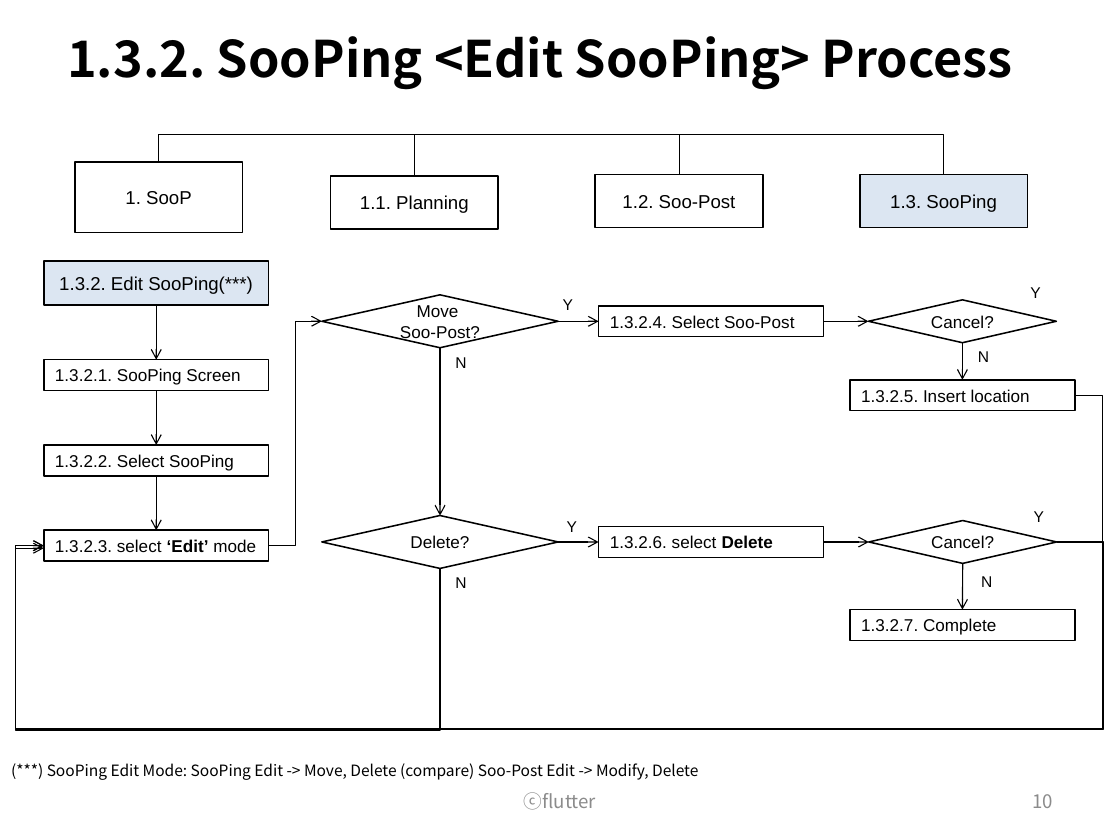
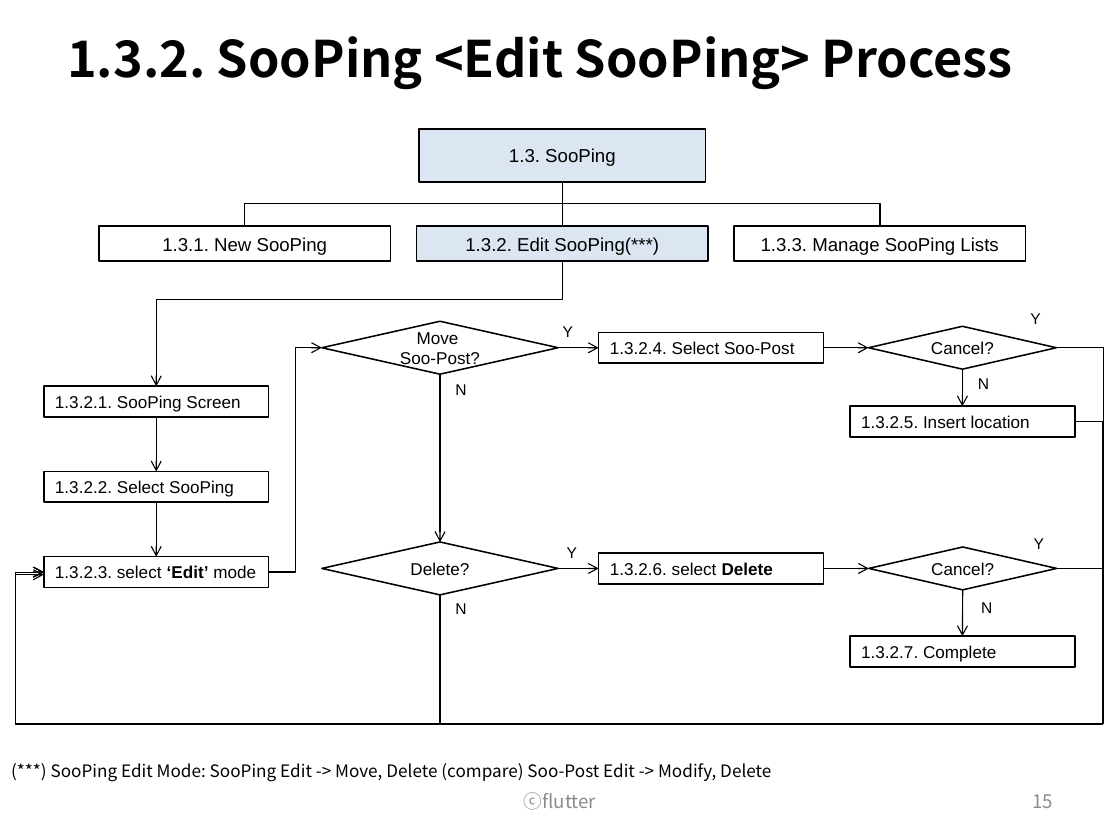
Before and after one commit to wooramc/soop_rep, a slide deck: slide 15 of flutter_process.pptx (slide 10 before the commit). Drawn at 1120x840 pixels with LibreOffice and Linux fonts; fonts in the diff are those of the drawing. Boxes give left, top, right and bottom in pixels: in the first picture for what was removed or moved away, otherwise in the second. Text is boxed around its words. In the diff, an @@ line names an element or a change of style, - is before the commit and + after.

```diff
--- a/flutter_process.pptx
+++ b/flutter_process.pptx
@@ elbow line removed from (159, 162) to (944, 175) @@
@@ rectangle "1.3. SooPing": place and size @@
-rectangle "1.3. SooPing" at box(860, 175, 1028, 227)
+rectangle "1.3. SooPing" at box(419, 129, 706, 181)
@@ rectangle removed at box(75, 162, 243, 233) @@
-1. SooP
@@ rectangle removed at box(330, 176, 498, 228) @@
-1.1. Planning
@@ rectangle removed at box(595, 175, 763, 227) @@
-1.2. Soo-Post
@@ elbow line moved from (159, 162) - (679, 175) to (562, 181) - (245, 226) @@
@@ arrow moved from (157, 306) - (157, 360) to (562, 181) - (562, 226) @@
@@ arrow (562, 181) - (562, 226): arrow to line @@
@@ elbow line moved from (159, 162) - (414, 176) to (562, 181) - (880, 226) @@
@@ rectangle added at box(100, 226, 391, 261), outline #000000 1 pt, 12 pt, text #000000 @@
+1.3.1. New SooPing
@@ rectangle "1.3.2. Edit SooPing(***)": place and size @@
-rectangle "1.3.2. Edit SooPing(***)" at box(44, 261, 269, 305)
+rectangle "1.3.2. Edit SooPing(***)" at box(417, 226, 708, 261)
@@ rectangle added at box(735, 226, 1026, 261), outline #000000 1 pt, 12 pt, text #000000 @@
+1.3.3. Manage SooPing Lists
@@ elbow arrow added from (562, 261) to (157, 386), #000000 0.75 pt @@
@@ elbow arrow added from (1056, 348) to (44, 572), #000000 0.75 pt @@
@@ 9 arrows, 8 texts, 7 rectangles, 4 diamonds, 1 elbow arrow: place and size @@
-9 arrows, 8 texts, 7 rectangles, 4 diamonds, 1 elbow arrow at box(44, 287, 1075, 641)
+9 arrows, 8 texts, 7 rectangles, 4 diamonds, 1 elbow arrow at box(44, 313, 1075, 668)
@@ elbow arrow moved from (1075, 395) - (44, 545) to (1075, 422) - (44, 572) @@
@@ elbow arrow moved from (1056, 542) - (44, 545) to (1056, 569) - (44, 572) @@
@@ elbow arrow moved from (440, 569) - (44, 549) to (440, 595) - (44, 575) @@
@@ text "(***) SooPing Edit Mode: SooPing ..." at box(51, 763, 771, 782): size 10 to 11 pt @@
@@ page number at box(1032, 794, 1053, 808): text changed @@
-10
+15
```
Also in this commit, not shown: 8 other slides changed, 6 slides added.
